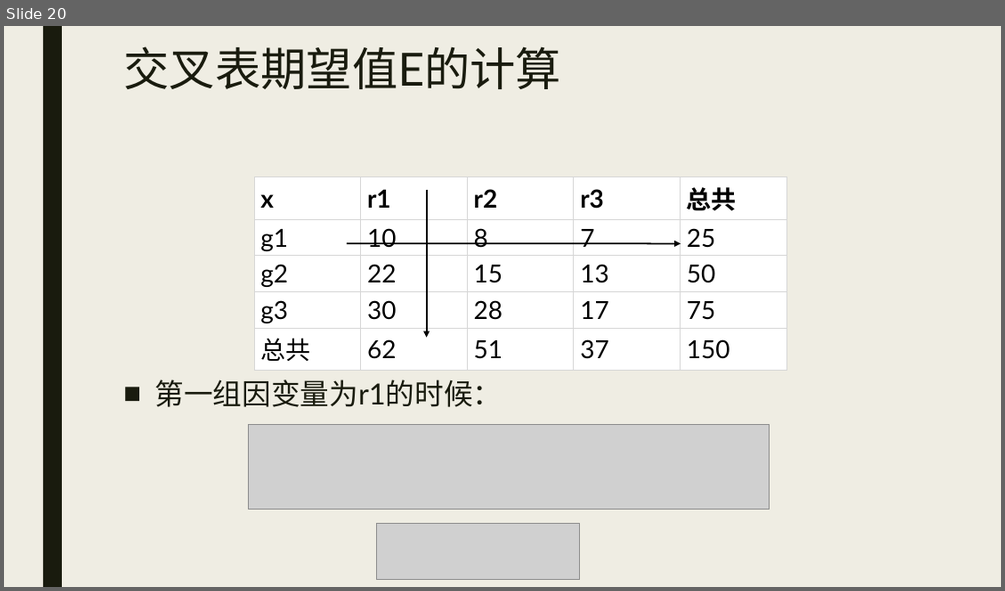
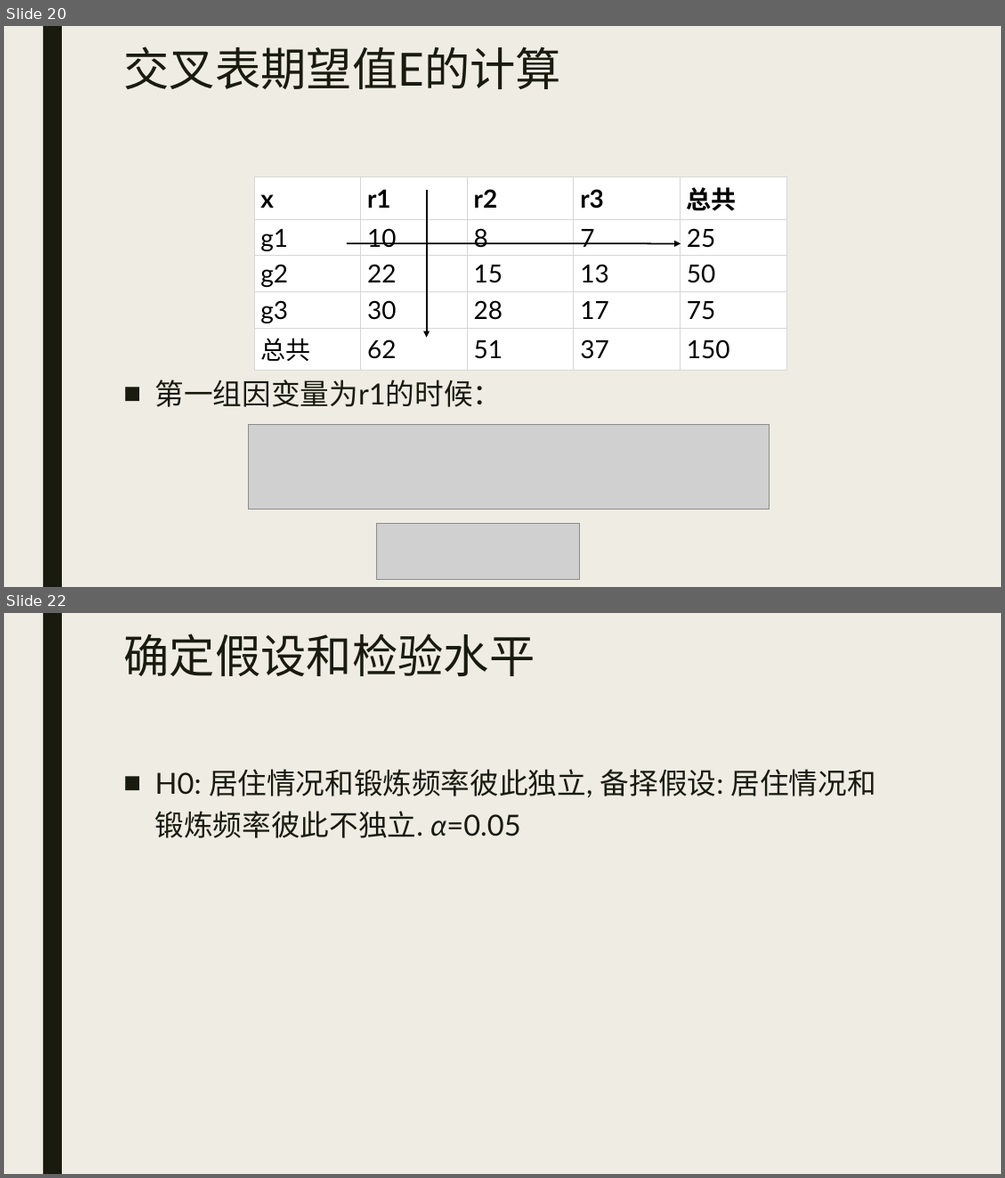
Before and after one commit to beneon/medstat, a slide deck: lect-7/卡方检验.pptx. Shown one above the other, each under a label of ours: slide 20 before the commit, slides 20 and 22 after it; the slides between them are not shown. The pictures are 1005x591 and 1005x1178 pixels, drawn with LibreOffice and Linux fonts; fonts in the diff are those of the drawing; grey boxes stand for pictures. Boxes give left, top, right and bottom in pixels: in the first picture for what was removed or moved away, otherwise in the second. Text is boxed around its words. In the diff, an @@ line names an element or a change of style, - is before the commit and + after.

```diff
--- a/lect-7/卡方检验.pptx
+++ b/lect-7/卡方检验.pptx
@@ slide 22 added at (4, 613, 1001, 1174), background #EFEDE3; not listed: 1 template element that a slide beside it also shows @@
@@ title added at (123, 633, 534, 676), 44 pt, text #191B0E @@
+确定假设和检验水平
@@ text added at (155, 769, 876, 838), 28 pt, text #191B0E @@
+■ H0: 居住情况和锻炼频率彼此独立, 备择假设: 居住情况和锻炼频率彼此不独立. α=0.05
```
Also in this commit, not shown: 20 other slides added, 1 other file.
